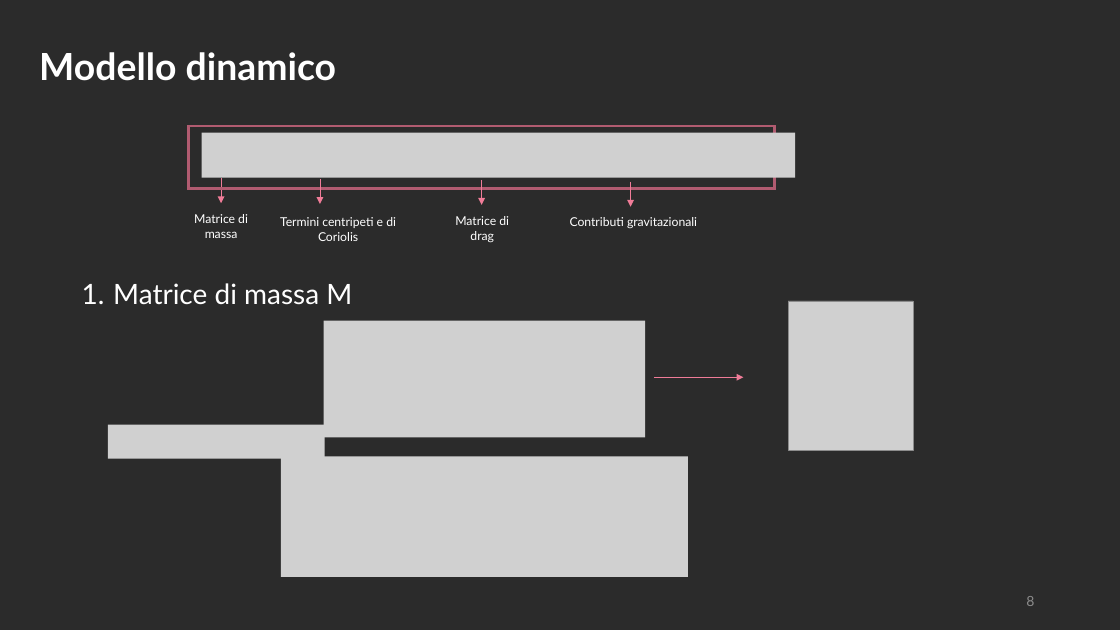
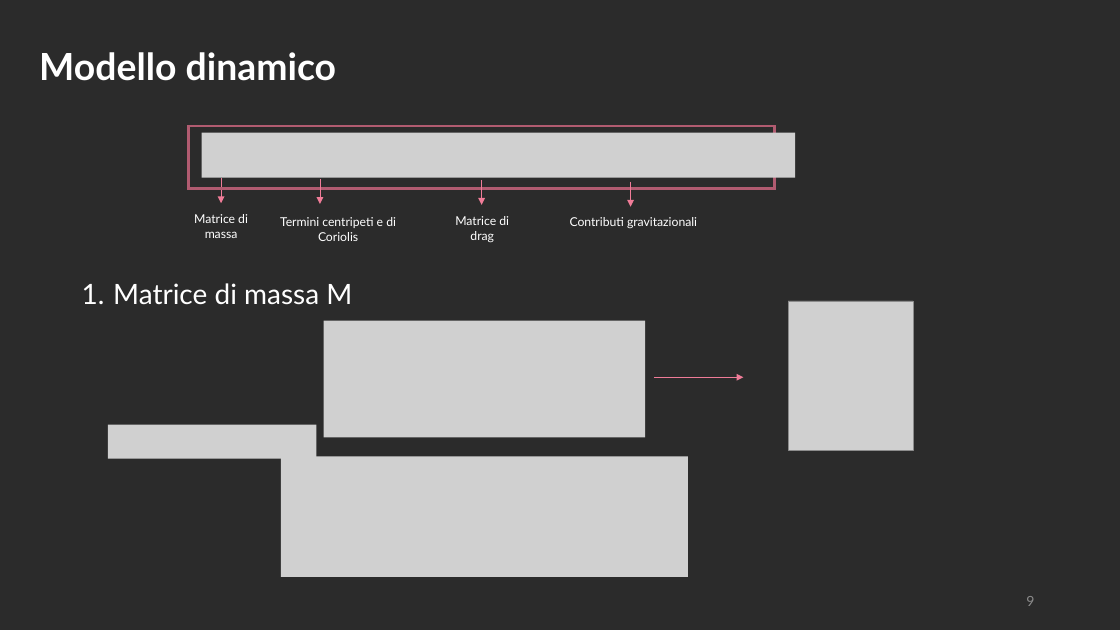
Before and after one commit to polifab/Subacquei_modello, a slide deck: slide 9 of presentazione.pptx (slide 8 before the commit). Drawn at 1120x630 pixels with LibreOffice and Linux fonts; fonts in the diff are those of the drawing; grey boxes stand for pictures; background and template pictures are left out; a plain dark background stands for a picture behind light text. Boxes give left, top, right and bottom in pixels: in the first picture for what was removed or moved away, otherwise in the second. Text is boxed around its words. In the diff, an @@ line names an element or a change of style, - is before the commit and + after.

```diff
--- a/presentazione.pptx
+++ b/presentazione.pptx
@@ picture resized from (x1=108, y1=425, x2=324, y2=459) to (x1=108, y1=425, x2=316, y2=459) @@
@@ page number at (x1=1026, y1=596, x2=1034, y2=606): text changed @@
-8
+9
```
Also in this commit, not shown: 4 other slides changed, 2 slides added, 2 other files.
